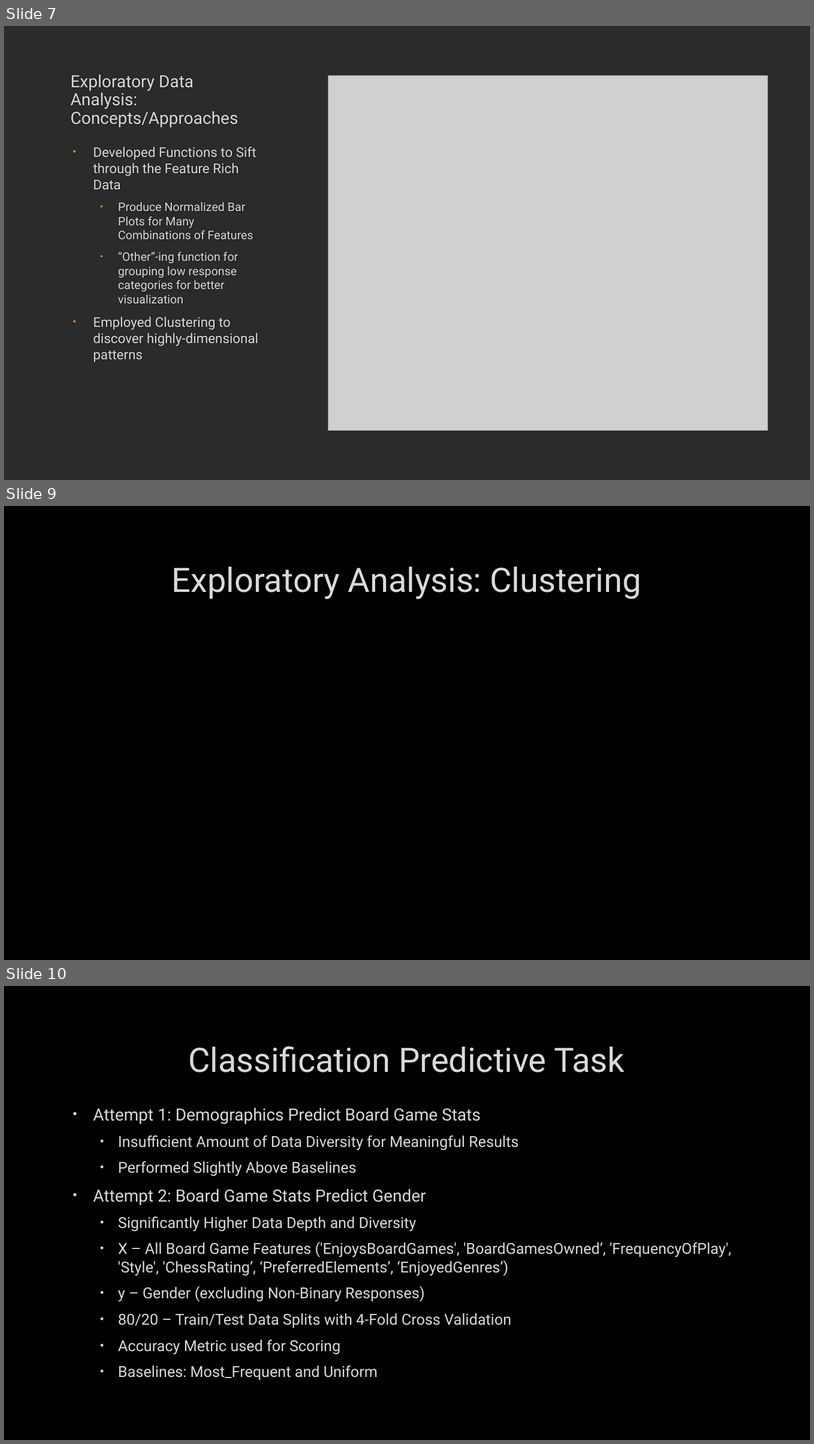
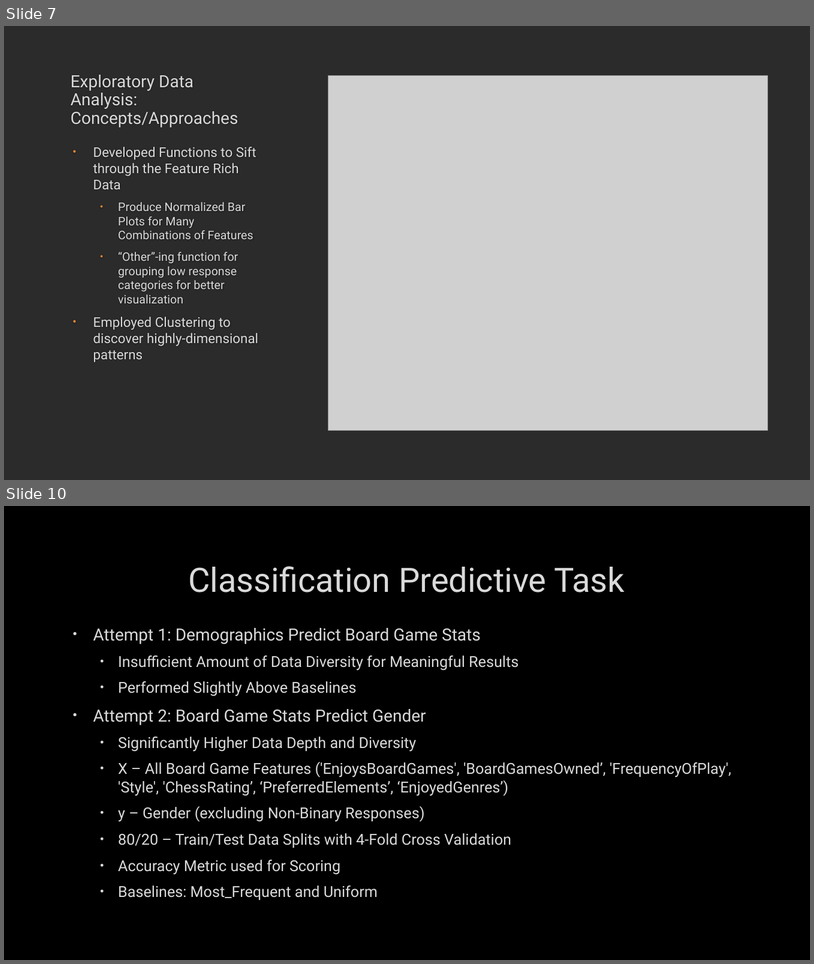
Before and after one commit to sevenwwu/sevenwwu.github.io, a slide deck: write-ups/presentation.pptx. Shown one above the other, each under a label of ours: slides 7, 9 and 10 before the commit, slides 7 and 10 after it; the slides between them are not shown. The pictures are 814x1444 and 814x964 pixels, drawn with LibreOffice and Linux fonts; fonts in the diff are those of the drawing; grey boxes stand for pictures; background and template pictures are left out; a plain dark background stands for a picture behind light text. Boxes give left, top, right and bottom in pixels: in the first picture for what was removed or moved away, otherwise in the second. Text is boxed around its words. In the diff, an @@ line names an element or a change of style, - is before the commit and + after.

Commit message:
Added charts to expl. analysis section of slides

```diff
--- a/write-ups/presentation.pptx
+++ b/write-ups/presentation.pptx
@@ slide 9 removed at (4, 506, 810, 960), background picture (left out) @@
@@ title removed at (172, 567, 641, 599) @@
-Exploratory Analysis: Clustering
```
Also in this commit, not shown: 1 slide changed, 1 slide added.
